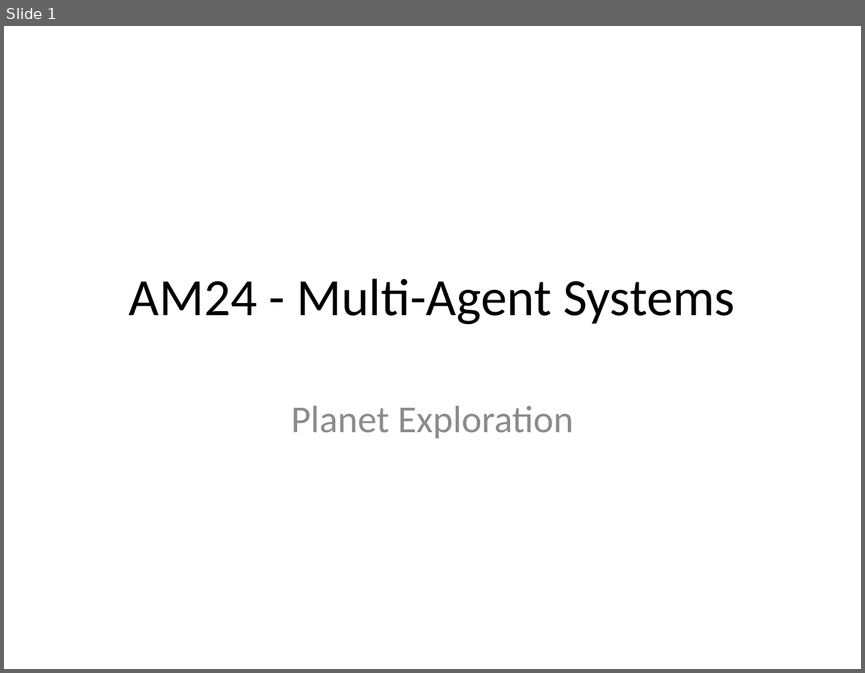
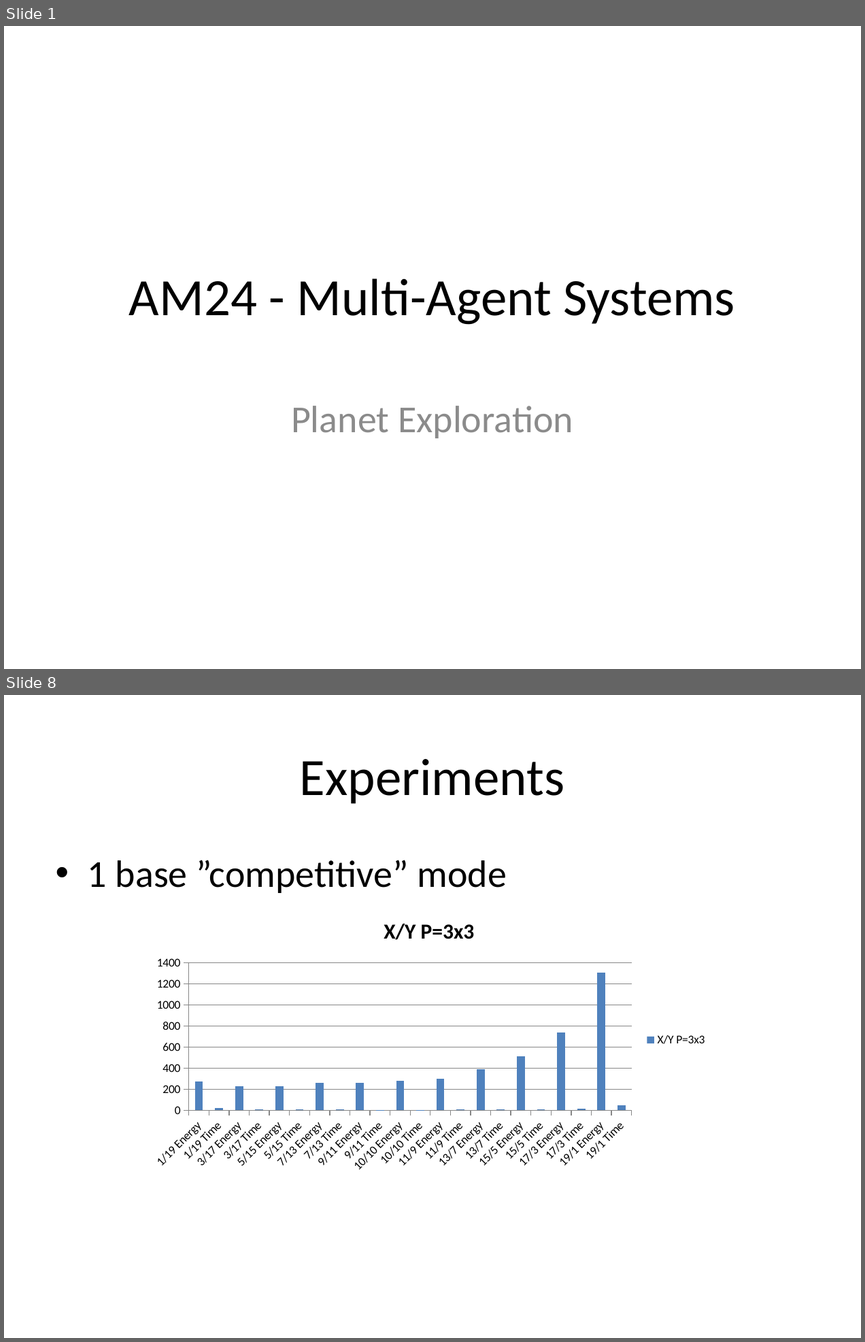
Before and after one commit to isurup/kalle-martin-group, a slide deck: AM24/report and docs/AM24 - presentation.pptx. Shown one above the other, each under a label of ours: slide 1 before the commit, slides 1 and 8 after it; the slides between them are not shown. The pictures are 865x673 and 865x1342 pixels, drawn with LibreOffice and Linux fonts; fonts in the diff are those of the drawing. Boxes give left, top, right and bottom in pixels: in the first picture for what was removed or moved away, otherwise in the second. Text is boxed around its words. In the diff, an @@ line names an element or a change of style, - is before the commit and + after.

```diff
--- a/AM24/report and docs/AM24 - presentation.pptx
+++ b/AM24/report and docs/AM24 - presentation.pptx
@@ slide 8 added at (4,695,861,1338), background #FFFFFF @@
@@ title added at (300,759,564,804), 44 pt, text #000000 @@
+Experiments
@@ text added at (88,860,507,893), 32 pt, text #000000 @@
+• 1 base ”competitive” mode
@@ column chart added at (142,902,715,1178) @@
+title "X/Y P=3x3"
+categories: 1/19 Energy, 1/19 Time, 3/17 Energy, 3/17 Time, 5/15 Energy, 5/15 Time, 7/13 Energy, 7/13 Time, 9/11 Energy, 9/11 Time, 10/10 Energy, 10/10 Time, 11/9 Energy, 11/9 Time, 13/7 Energy, 13/7 Time, 15/5 Energy, 15/5 Time, 17/3 Energy, 17/3 Time, 19/1 Energy, 19/1 Time
+X/Y P=3x3: 270, 20, 230, 10, 230, 10, 260, 10, 260, 10, 280, 10, 300, 10, 390, 10, 510, 10, 740, 20, 1300, 50
```
Also in this commit, not shown: 9 other slides added, 1 slide removed.
